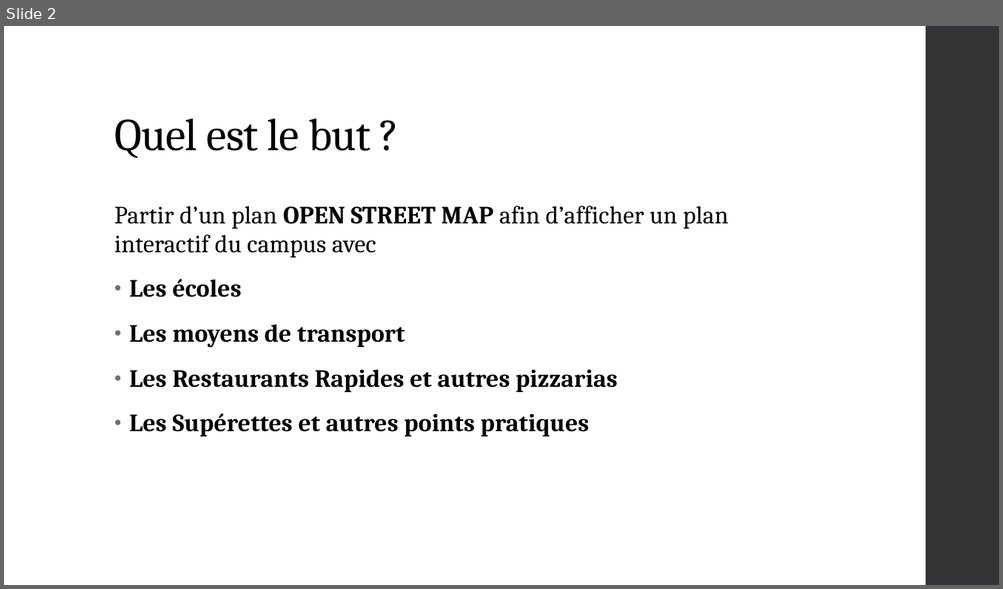
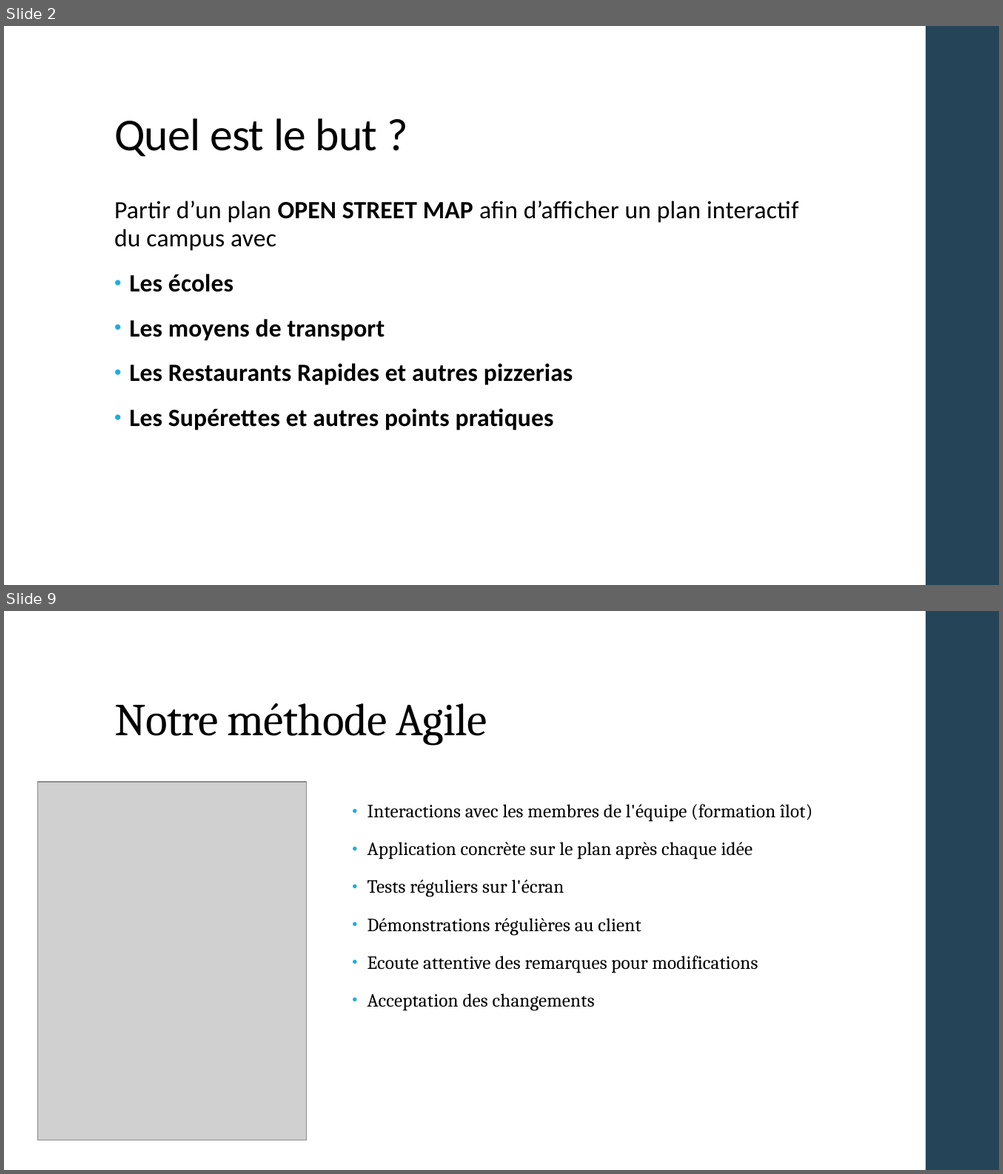
Before and after one commit to louisvivier/InteractivCampus, a slide deck: PointMiParcours.pptx. Shown one above the other, each under a label of ours: slide 2 before the commit, slides 2 and 9 after it; the slides between them are not shown. The pictures are 1003x589 and 1003x1174 pixels, drawn with LibreOffice and Linux fonts; fonts in the diff are those of the drawing; grey boxes stand for pictures. Boxes give left, top, right and bottom in pixels: in the first picture for what was removed or moved away, otherwise in the second. Text is boxed around its words. In the diff, an @@ line names an element or a change of style, - is before the commit and + after.

```diff
--- a/PointMiParcours.pptx
+++ b/PointMiParcours.pptx
@@ slide 9 added at [4, 611, 999, 1170], background #FFFFFF; not listed: 1 template element that a slide beside it also shows @@
@@ title added at [114, 703, 487, 745], 44 pt, text #000000 @@
+Notre méthode Agile
@@ picture added at [37, 782, 307, 1141] @@
@@ text added at [367, 804, 812, 1011], 18 pt, text #000000 @@
+• Interactions avec les membres de l'équipe (formation îlot)
+• Application concrète sur le plan après chaque idée
+• Tests réguliers sur l'écran
+• Démonstrations régulières au client
+• Ecoute attentive des remarques pour modifications
+• Acceptation des changements
@@ slide 2 changed as well @@
@@ rectangle at [925, 26, 999, 585]: fill #353537 to #264457 @@
@@ title "Quel est le but ?" at [114, 118, 378, 156]: font Cambria to Calibri @@
@@ text "Partir d’un plan OPEN STREET ...": place and size @@
-text "Partir d’un plan OPEN STREET ..." at [114, 206, 728, 437]
+text "Partir d’un plan OPEN STREET ..." at [114, 201, 799, 431]
@@ text at [114, 201, 799, 431]: font Cambria to Calibri in "Partir d’un plan OPEN STREET MAP afin ...", "Les écoles", "Les moyens de transport", "Les Supérettes et autres points pratiques"; bullet colour #6F6F74 to #1CADE4 @@
@@ text at [129, 363, 572, 386]: text changed; font Cambria to Calibri @@
-• Les Restaurants Rapides et autres pizzarias
+• Les Restaurants Rapides et autres pizzerias
```
Also in this commit, not shown: 1 other slide changed, 7 other slides added, 3 slides removed.
